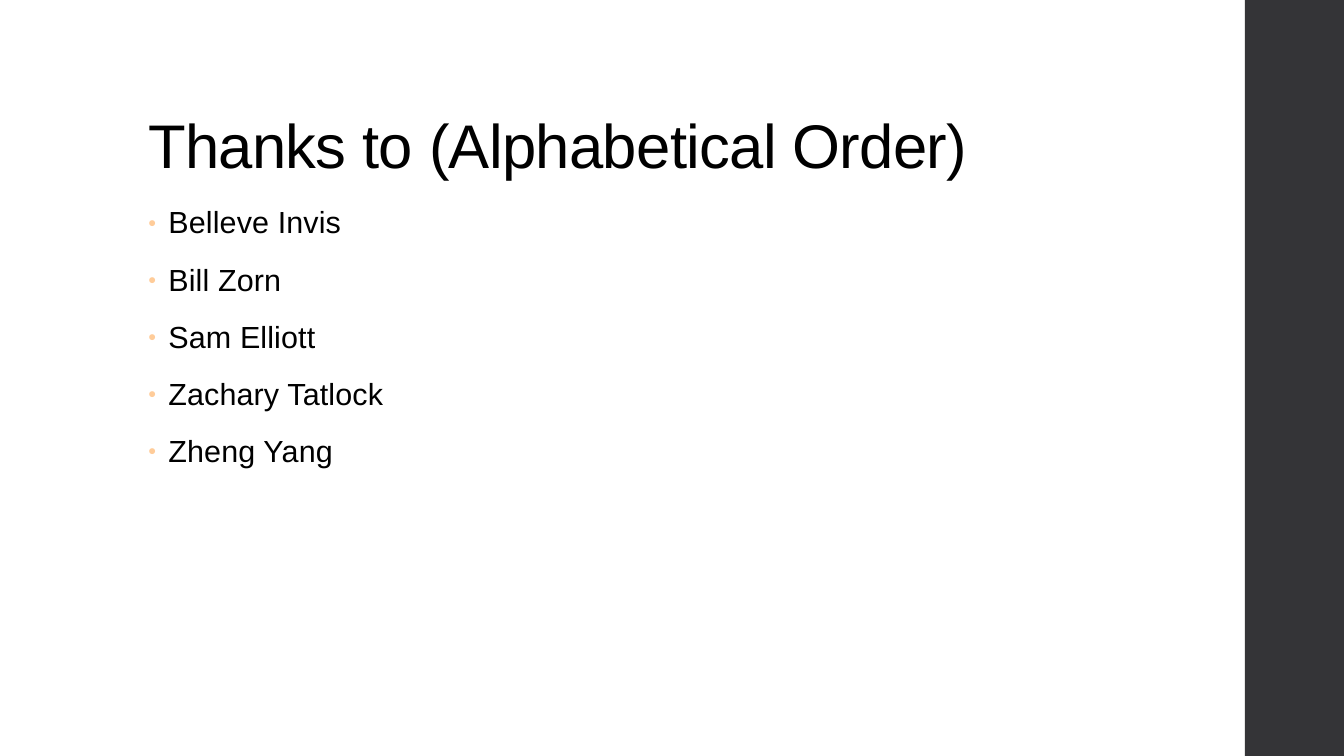
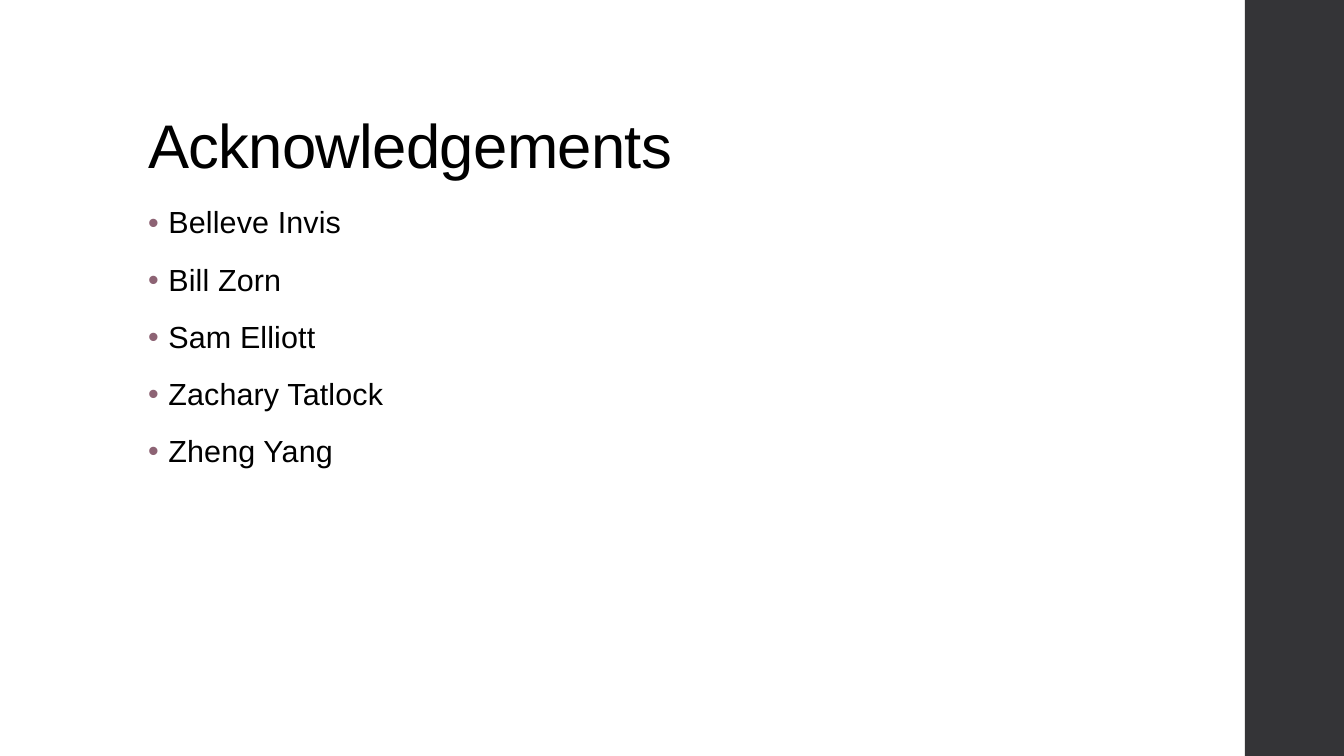
Before and after one commit to ThoughtWorksInc/DeepDarkFantasy, a slide deck: slide 44 of Talk.pptx. Drawn at 1344x756 pixels with LibreOffice and Linux fonts; fonts in the diff are those of the drawing. Boxes give left, top, right and bottom in pixels: in the first picture for what was removed or moved away, otherwise in the second. Text is boxed around its words. In the diff, an @@ line names an element or a change of style, - is before the commit and + after.

```diff
--- a/Talk.pptx
+++ b/Talk.pptx
@@ title at (148, 123, 672, 180): text changed @@
-Thanks to (Alphabetical Order)
+Acknowledgements
@@ text "Belleve Invis" at (168, 211, 383, 468): bullet ● to •; bullet colour #FFCC99 to #8D6374 @@
```
Also in this commit, not shown: 38 other slides changed.
